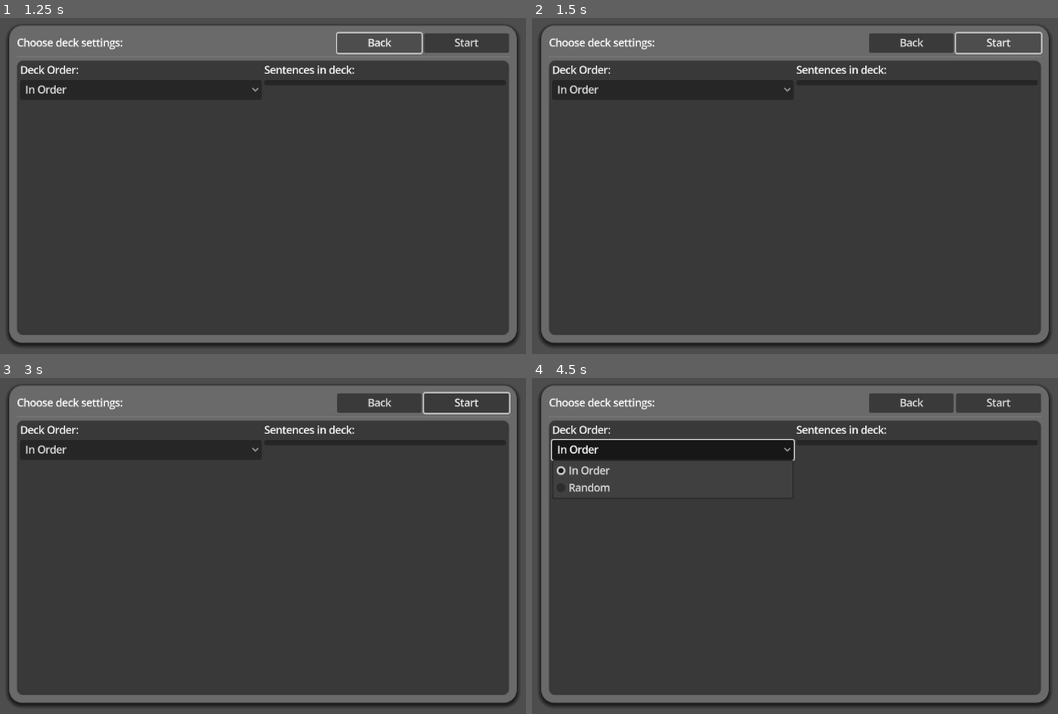
Above: before the commit, frames 1-4 (two rows, left to right).
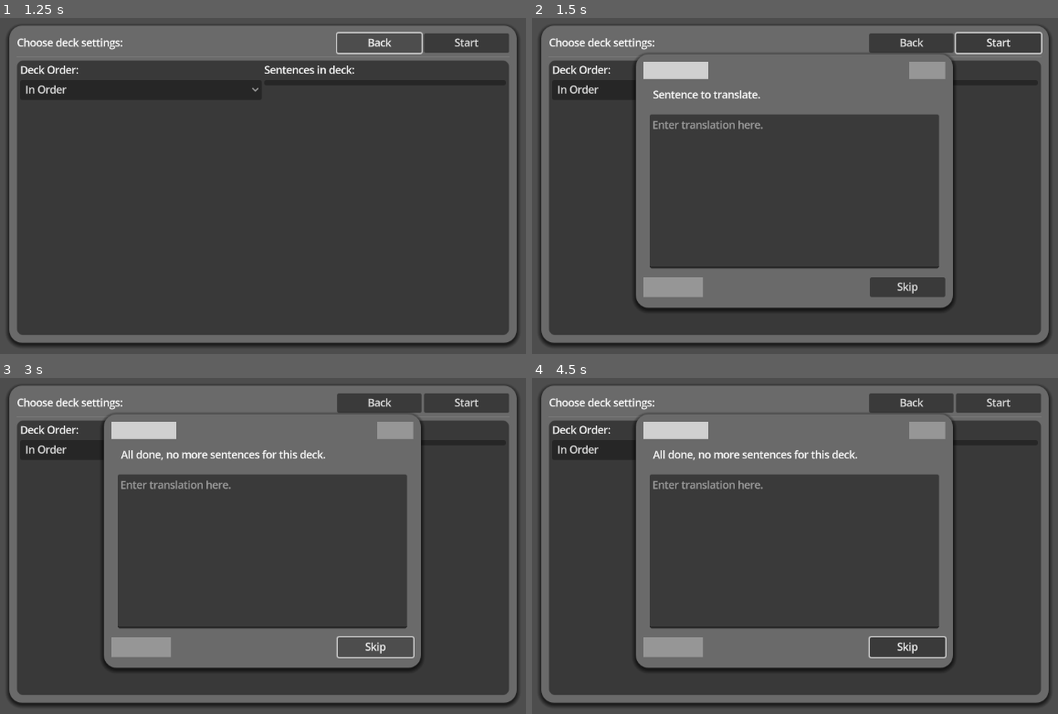
Above: after the commit, the same moments.

Repository: Zombeescott/Sentencevist
Game: Godot game, scene res://Scenes/deck_settings.tscn
Same seed, same stepped clock (60 frames per second), same inputs: the game is played once before the commit and once after it. This scene is started directly instead of the project's main scene.
Inputs (mouse positions are in pixels of both pictures, inside the frame that each line leads up to):
- Up to frame 1 (1.25 s): click "Back" at 0.5 s
- Up to frame 2 (1.5 s): click "Start" at 1.25 s
- Up to frame 3 (3 s): click "Start" at 2 s; click (373, 646) at 2.75 s, where only the run after the commit has a clickable "Skip"
- Up to frame 4 (4.5 s): click (905, 646) at 3.5 s, where only the run after the commit has a clickable "Skip"; click "In Order" at 4.25 s

Frame 1 is identical in both runs. In frame 2, 19% of the frame differs, in the area x 19-81%, y 10-88%; in frame 3, 19%; in frame 4, 20%, in the area x 3-81%, y 10-88%.
Error after the commit: Attempt to call function 'manual_screen_change' in base 'null instance' on a null instance. (res://Scripts/Autoloads/background_manager.gd:66)

Commit message:
Decks can now be loaded and used

Diff:
--- a/Scenes/background.tscn
+++ b/Scenes/background.tscn
@@ -19,5 +19,5 @@
 grow_vertical = 2
 color = Color(0.74768, 0.74768, 0.74768, 1)
 
-[node name="SideBar" parent="." instance=ExtResource("1_sn1xx")]
+[node name="Sidebar" parent="." instance=ExtResource("1_sn1xx")]
 layout_mode = 1
--- a/Scenes/deck_settings.tscn
+++ b/Scenes/deck_settings.tscn
@@ -117,3 +117,4 @@
 auto_height = true
 
 [connection signal="button_down" from="PanelContainer/MarginContainer/VBoxContainer/Top Bar/Back" to="." method="_on_back_button_down"]
+[connection signal="button_down" from="PanelContainer/MarginContainer/VBoxContainer/Top Bar/Start" to="." method="_on_start_button_down"]
--- a/Scripts/Autoloads/background_manager.gd
+++ b/Scripts/Autoloads/background_manager.gd
@@ -1,12 +1,17 @@
 extends CanvasLayer
+
+var background: Node
+var sidebar: Node
 
 var panels: Dictionary = {}
 
-var background_scene: PackedScene
-var sidebar_scene: PackedScene
-var current_background: Node
-var current_sidebar: Node
 
+func _ready() -> void:
+	background = get_tree().current_scene
+	sidebar = background.find_child("Sidebar")
+
+
+# Makes specific scene appear on a given layer
 func show_scene(packed: PackedScene, scene: Node, layer: int = 0) -> Node:
 	if scene:
 		scene.queue_free()
@@ -17,31 +22,45 @@
 	return(scene)
 
 
+# Instantiates and adds panel to current scene
 func instantiate_panel(name: String, panel_scene: PackedScene, layer: int = 0) -> void:
 	# Create new panel
 	var panel = panel_scene.instantiate()
 	add_panel(name, panel, layer)
 
 
+# Adds existing panel to current scene
 func add_panel(name: String, panel: Node, layer: int = 0) -> void:
 	# Close existing panel with same name
 	if name in panels:
 		panels[name].queue_free()
 
 	get_tree().current_scene.add_child(panel)
-	#self.add_child(panel)
 	panel.z_index = layer
 
 	panels[name] = panel
 
 
+# Deletes given panel from current scene.
 func hide_panel(name: String) -> void:
 	if name in panels:
 		panels[name].queue_free()
 		panels.erase(name)
 
 
-# Resets all panels
-func clear_panels() -> void:
+# Changes screen
+func change_screen(scene: PackedScene) -> void:
+	clear_panels()
+	instantiate_panel(scene.resource_name, scene)
+
+
+# Clears all panels except for the specified one
+func clear_panels(key: String = "") -> void:
 	for each in panels.keys():
-		hide_panel(each)
+		if each != key:
+			hide_panel(each)
+
+
+## Side panel functions
+func manual_change_screen(screen: String) -> void:
+	sidebar.manual_screen_change(screen)
--- a/Scripts/deck_settings.gd
+++ b/Scripts/deck_settings.gd
@@ -4,6 +4,7 @@
 var start_button: Button
 var order_option: OptionButton
 var sent_list: ItemList
+var translation_screen: PackedScene
 
 var selected_deck: String
 
@@ -12,6 +13,7 @@
 	start_button = %Start
 	order_option = %OrderOption
 	sent_list = %Sentences
+	translation_screen = preload("res://Scenes/translation_page.tscn")
 
 
 func set_variables(deck_name: String) -> void:
@@ -19,9 +21,19 @@
 
 	# TODO: have a variable to account for example decks
 	var deck_sentences = Global.get_user_decks().get(deck_name)
-	print(deck_sentences)
 	Global.fill_list_sentences(sent_list, deck_sentences)
 
 
 func _on_back_button_down() -> void:
 	BackgroundManager.hide_panel("Deck Settings")
+
+
+func _on_start_button_down() -> void:
+	BackgroundManager.manual_change_screen("translation")
+	var screen = translation_screen.instantiate()
+	BackgroundManager.add_panel("Translation", screen)
+	# TODO: make a class the stores the settings and send it through
+	screen.set_variables(selected_deck)
+
+	# Clear everything but new screen
+	BackgroundManager.clear_panels("Translation")
--- a/Scripts/side_bar.gd
+++ b/Scripts/side_bar.gd
@@ -20,6 +20,15 @@
 
 
 func _on_item_list_item_selected(index: int) -> void:
-	BackgroundManager.clear_panels()
-	var scene: PackedScene = scene_list[index]
-	BackgroundManager.instantiate_panel(scene.resource_name, scene)
+	BackgroundManager.change_screen(scene_list[index])
+
+
+func manual_screen_change(screen: String) -> void:
+	match screen:
+		"translation":
+			print("Translation")
+			list.select(0)
+		"import":
+			print("Import selected")
+		_:
+			print("Invalid screen")
--- a/Scripts/translation_page.gd
+++ b/Scripts/translation_page.gd
@@ -12,6 +12,8 @@
 
 var sent_one = Sentence.new("Sentence to translate", "Type this dipshit")
 var sent_two = Sentence.new("This is the next sentence", "Type this again dipshit")
+var sentence_dict: Dictionary
+var sentence_keys: Array
 
 func _ready() -> void:
 	native_sentence = %Sentence
@@ -34,6 +36,14 @@
 	if event is InputEventKey and event.pressed:
 		if wrong_state or correct_state:
 			prevent_change()
+
+
+func set_variables(deck_name: String) -> void:
+	sentence_dict = Global.get_user_decks().get(deck_name)
+	sentence_keys = sentence_dict.keys()
+
+	set_current_sentences()
+	clean_display()
 
 
 # Checks if input was correct
@@ -61,10 +71,21 @@
 		text_block.modulate = Color.LIME_GREEN
 
 
+func set_current_sentences() -> bool:
+	if sentence_keys.size() == 0:
+		current_native = "All done, no more sentences for this deck."
+		current_trans = "Pick another deck to study"
+		return false
+
+	var curr = sentence_keys.pop_front()
+	current_native = curr
+	current_trans = sentence_dict.get(curr)
+	return true
+
+
 # Goes to next new sentence
-func next_sentence(sentence: Sentence) -> void:
-	current_native = sentence.native
-	current_trans = sentence.trans
+func next_sentence() -> void:
+	set_current_sentences()
 	clean_display()
 
 
@@ -88,11 +109,11 @@
 
 # Skips the current sentence
 func _on_skip_button_button_down() -> void:
-	next_sentence(sent_two)
+	next_sentence()
 
 
 func _on_timer_timeout() -> void:
 	if wrong_state:
 		clean_display()
 	if correct_state:
-		next_sentence(sent_two)
+		next_sentence()
